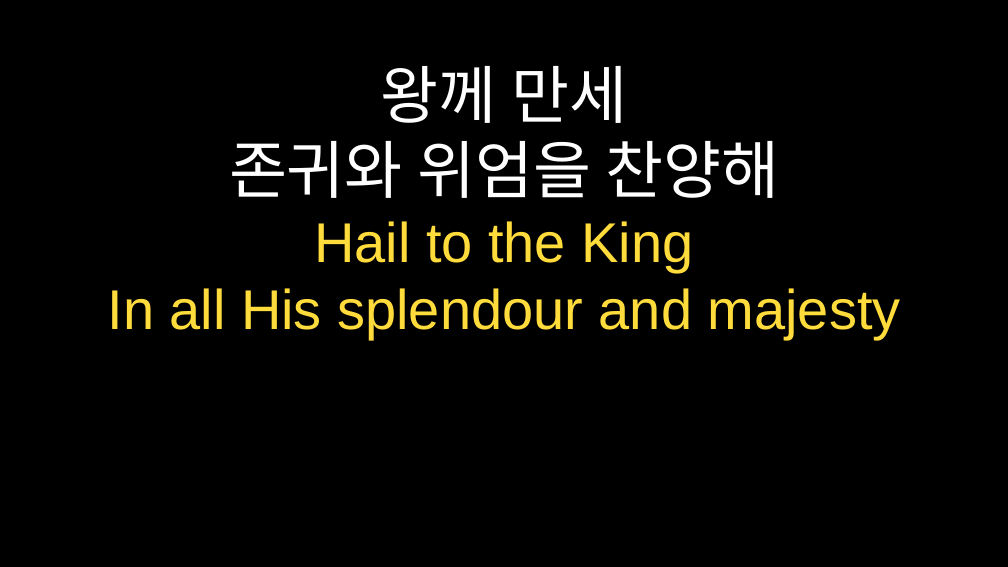
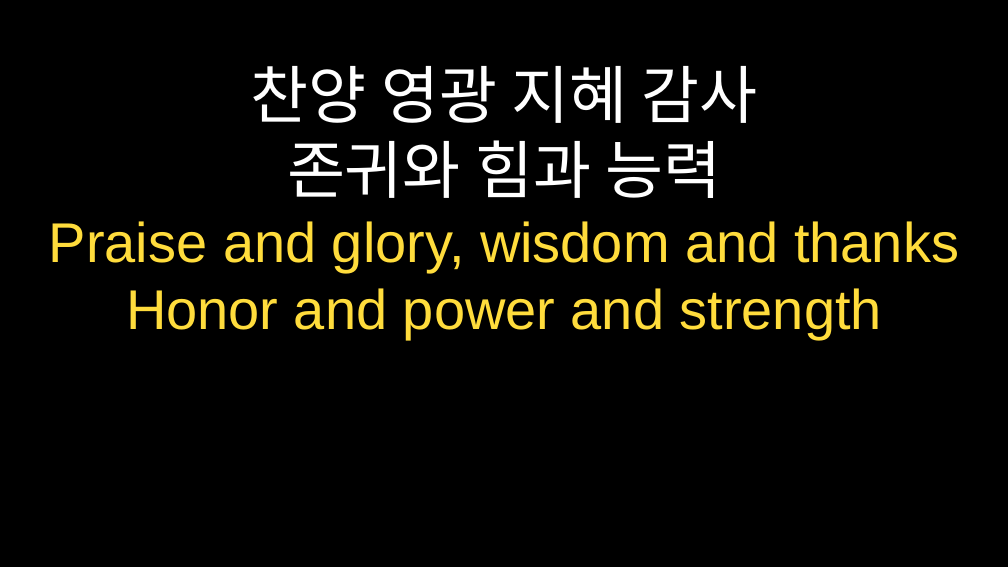
Before and after one commit to goldenbit1999/praisePPT, a slide deck: slide 33 of praisePPT/weekly_praise.pptx (slide 32 before the commit). Drawn at 1008x567 pixels with LibreOffice and Linux fonts; fonts in the diff are those of the drawing. Boxes give left, top, right and bottom in pixels: in the first picture for what was removed or moved away, otherwise in the second. Text is boxed around its words. In the diff, an @@ line names an element or a change of style, - is before the commit and + after.

```diff
--- a/praisePPT/weekly_praise.pptx
+++ b/praisePPT/weekly_praise.pptx
@@ text at (49,66,959,339): text changed @@
-왕께 만세
-존귀와 위엄을 찬양해
-Hail to the King
-In all His splendour and majesty
+찬양 영광 지혜 감사
+존귀와 힘과 능력
+Praise and glory, wisdom and thanks
+Honor and power and strength
```
Also in this commit, not shown: 13 other slides changed, 12 slides added, 10 slides removed, 10 other files.
